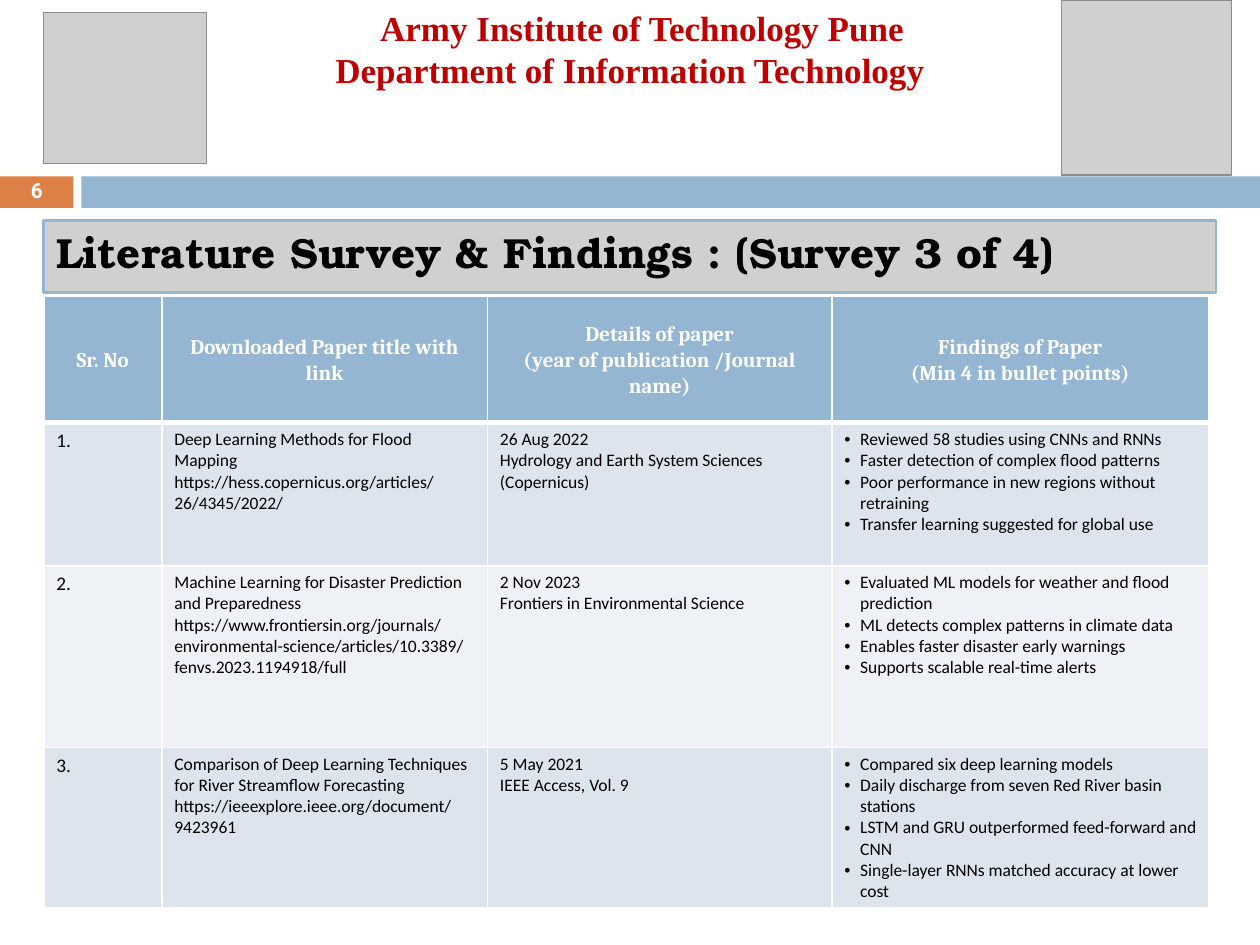
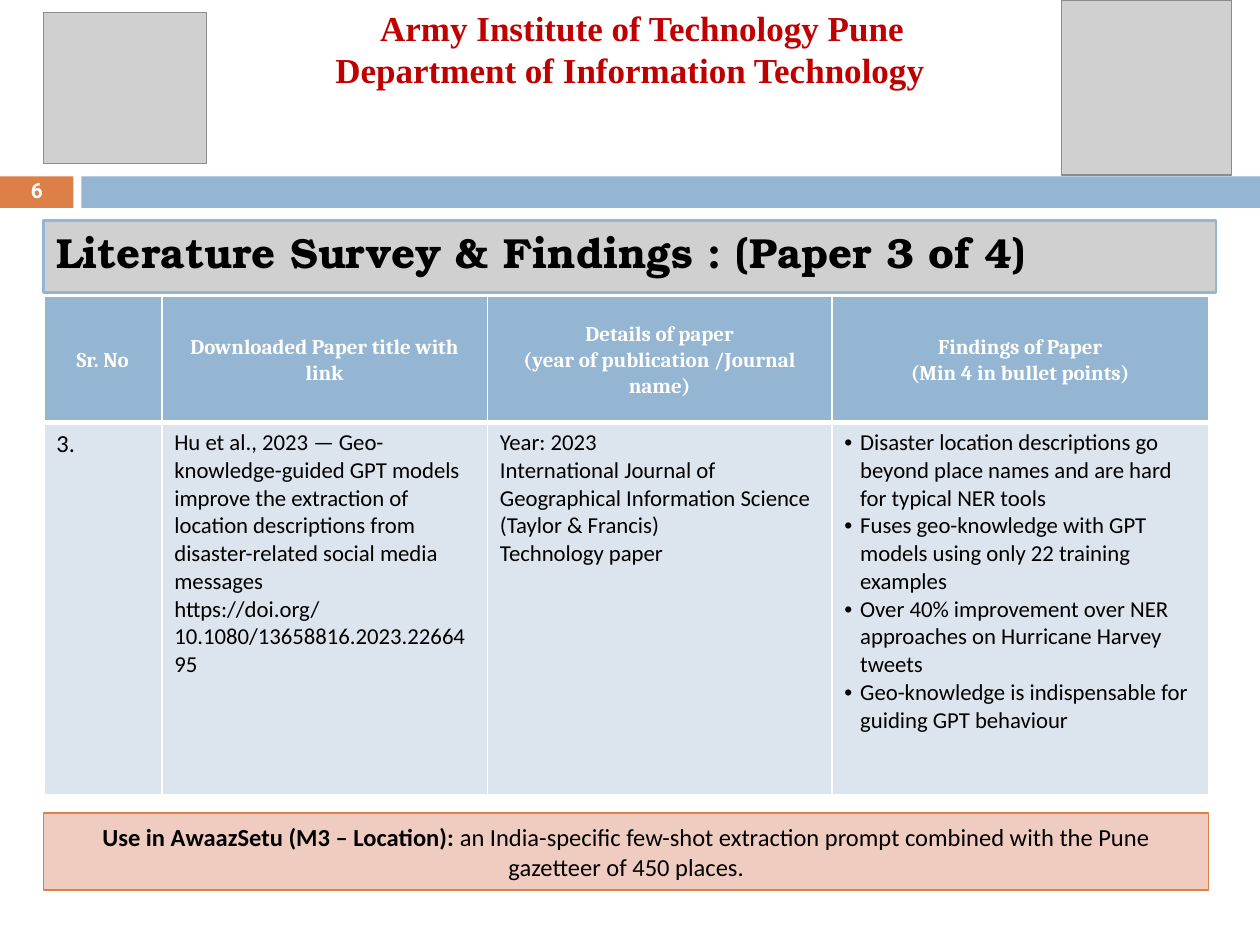
Before and after one commit to harshwardhan-kp/awaazsetu, a slide deck: slide 6 of submission/CEP_Review_II_AwaazSetu.pptx. Drawn at 1260x945 pixels with LibreOffice and Linux fonts; fonts in the diff are those of the drawing; grey boxes stand for pictures. Boxes give left, top, right and bottom in pixels: in the first picture for what was removed or moved away, otherwise in the second. Text is boxed around its words. In the diff, an @@ line names an element or a change of style, - is before the commit and + after.

```diff
--- a/submission/CEP_Review_II_AwaazSetu.pptx
+++ b/submission/CEP_Review_II_AwaazSetu.pptx
@@ text in picture at bbox=[56, 236, 1026, 279]: text changed @@
-Literature Survey & Findings : (Survey 3 of 4)
+Literature Survey & Findings : (Paper 3 of 4)
@@ table at bbox=[44, 296, 1208, 866] @@
-row 2: 1. | Deep Learning Methods for Flood Mapping / https://hess.copernicus.org/articles/26/4345/2022/ | 26 Aug 2022 / Hydrology and Earth System Sciences (Copernicus) | Reviewed 58 studies using CNNs and RNNs / Faster detection of complex flood patterns / Poor performance in new regions without retraining / Transfer learning suggested for global use
-row 3: 2. | Machine Learning for Disaster Prediction and Preparedness / https://www.frontiersin.org/journals/environmental-science/articles/10.3389/fenvs.2023.1194918/full | 2 Nov 2023 / Frontiers in Environmental Science | Evaluated ML models for weather and flood prediction / ML detects complex patterns in climate data / Enables faster disaster early warnings / Supports scalable real-time alerts
-row 4: 3. | Comparison of Deep Learning Techniques for River Streamflow Forecasting / https://ieeexplore.ieee.org/document/9423961 | 5 May 2021 / IEEE Access, Vol. 9 | Compared six deep learning models / Daily discharge from seven Red River basin stations / LSTM and GRU outperformed feed-forward and CNN / Single-layer RNNs matched accuracy at lower cost
+row 2: 3. | Hu et al., 2023 — Geo-knowledge-guided GPT models improve the extraction of location descriptions from disaster-related social media messages / https://doi.org/10.1080/13658816.2023.2266495 | Year: 2023 / International Journal of Geographical Information Science (Taylor & Francis) / Technology paper | Disaster location descriptions go beyond place names and are hard for typical NER tools / Fuses geo-knowledge with GPT models using only 22 training examples / Over 40% improvement over NER approaches on Hurricane Harvey tweets / Geo-knowledge is indispensable for guiding GPT behaviour
@@ rectangle added at bbox=[44, 813, 1210, 890], fill #EFCCBF, outline #DD8047 0.75 pt, 14 pt, text #000000 @@
+Use in AwaazSetu (M3 – Location): an India-specific few-shot extraction prompt combined with the Pune gazetteer of 450 places.
```
Also in this commit, not shown: 3 other slides changed, 1 other file.
